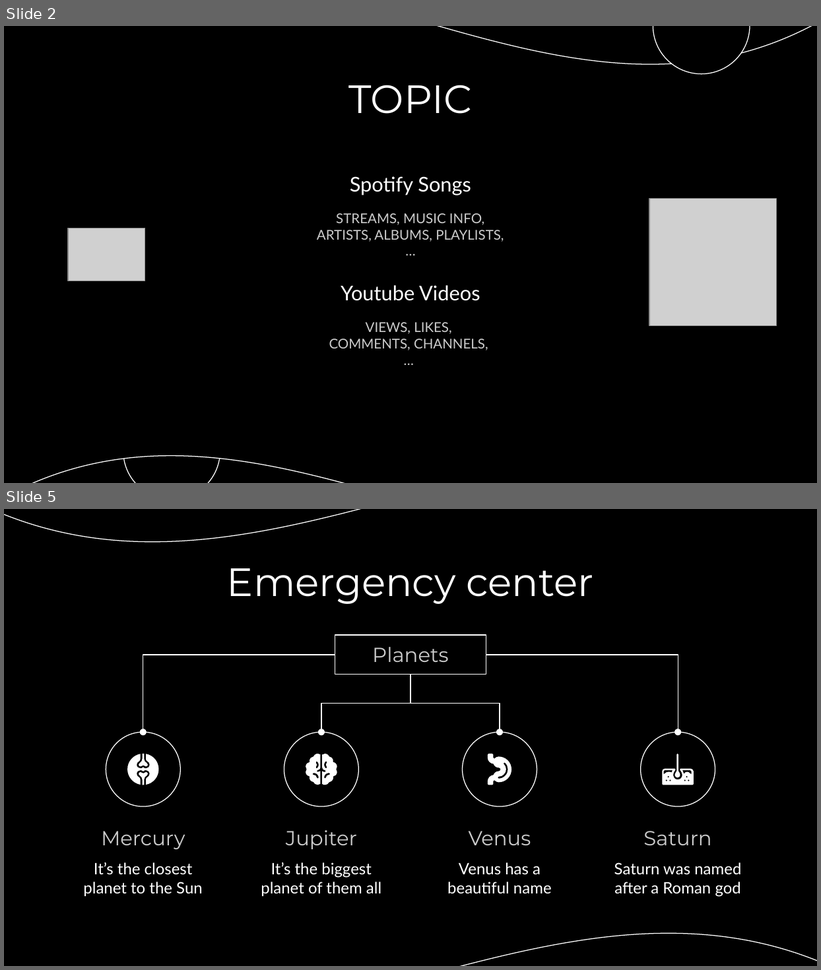
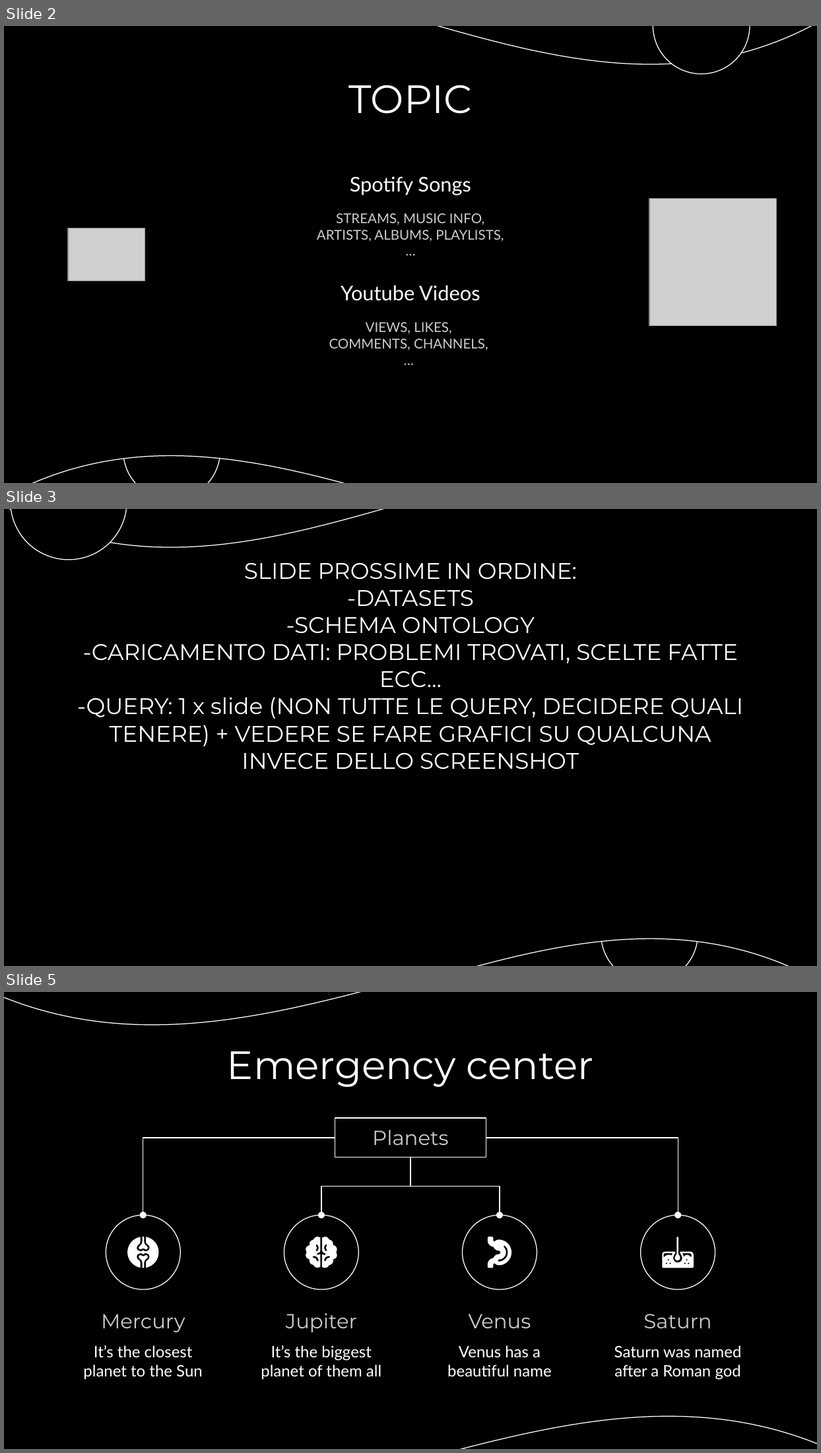
Before and after one commit to GianlucaAntolini/FRANGI_DB2, a slide deck: Presentation/slides.pptx. Shown one above the other, each under a label of ours: slides 2 and 5 before the commit, slides 2, 3 and 5 after it; the slides between them are not shown. The pictures are 821x970 and 821x1453 pixels, drawn with LibreOffice and Linux fonts; fonts in the diff are those of the drawing; grey boxes stand for pictures. Boxes give left, top, right and bottom in pixels: in the first picture for what was removed or moved away, otherwise in the second. Text is boxed around its words. In the diff, an @@ line names an element or a change of style, - is before the commit and + after.

```diff
--- a/Presentation/slides.pptx
+++ b/Presentation/slides.pptx
@@ slide 3 added at bbox=[4, 509, 817, 966], background #000000 @@
@@ wave added at bbox=[4, 509, 817, 966], fill #000000, outline #FFFFFF 0.75 pt @@
@@ ellipse added at bbox=[11, 509, 127, 559], fill #000000, outline #FFFFFF 0.75 pt @@
@@ title added at bbox=[77, 563, 744, 770], 20 pt, text #FFFFFF @@
+SLIDE PROSSIME IN ORDINE:
+-DATASETS
+-SCHEMA ONTOLOGY
+-CARICAMENTO DATI: PROBLEMI TROVATI, SCELTE FATTE ECC…
+-QUERY: 1 x slide (NON TUTTE LE QUERY, DECIDERE QUALI TENERE) + VEDERE SE FARE GRAFICI SU QUALCUNA INVECE DELLO SCREENSHOT
@@ ellipse added at bbox=[601, 887, 698, 966], fill #000000, outline #FFFFFF 0.75 pt @@
```
Also in this commit, not shown: 1 slide changed, 1 slide removed, 1 other file.
